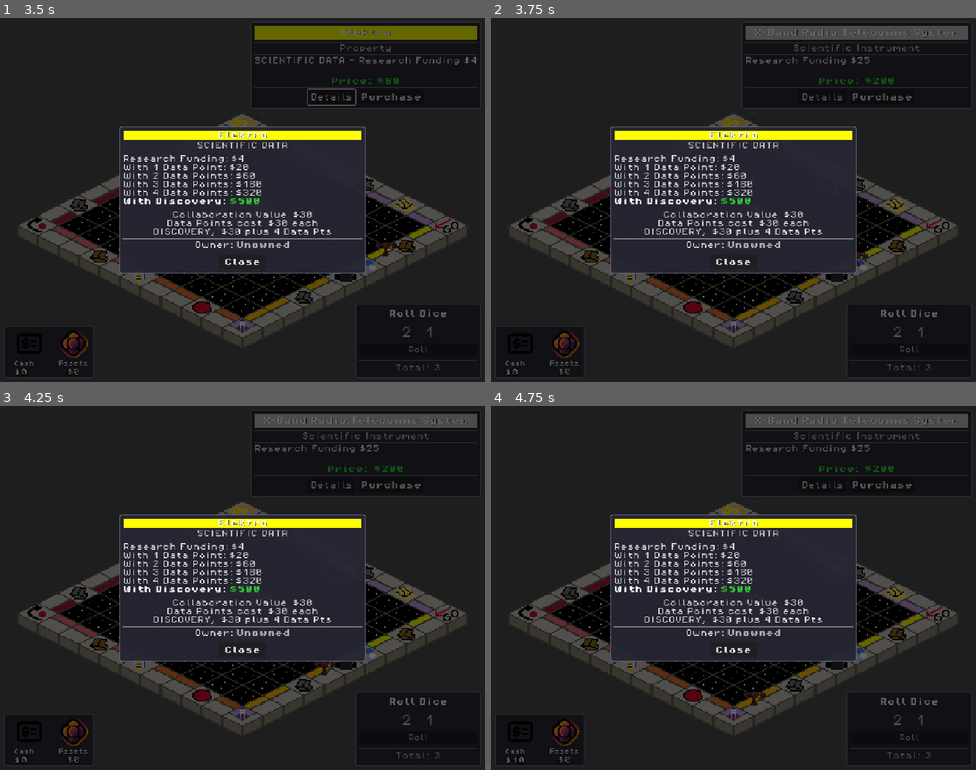
Above: before the commit, frames 1-4 (two rows, left to right).
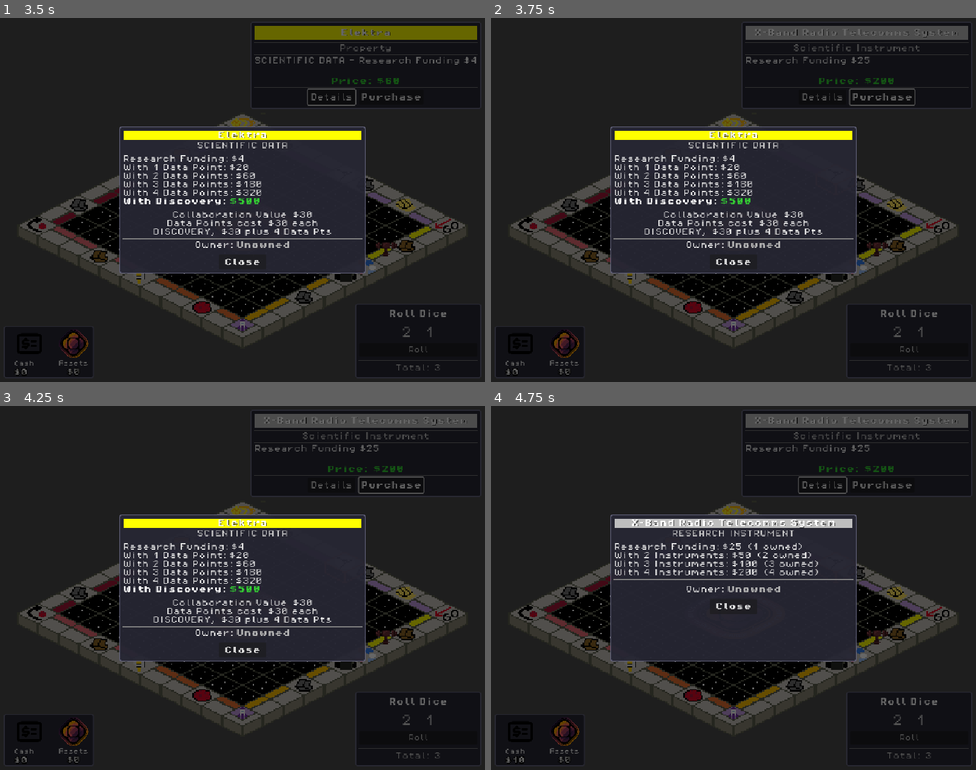
Above: after the commit, the same moments.

Repository: MissionToPsyche-Platinum/platinum_24d_game_psycheopoly-psb
Game: Godot game, scene res://scenes/StartMenu.tscn
Same seed, same stepped clock (60 frames per second), same inputs: the game is played once before the commit and once after it.
Inputs (mouse positions are in pixels of both pictures, inside the frame that each line leads up to):
- Up to frame 1 (3.5 s): click "Start" at 0.5 s; click "Roll" at 1.25 s; click "Details" at 2 s; click "Purchase" at 2.75 s
- Up to frame 2 (3.75 s): tap Enter at 3.5 s; move the mouse to (840, 181) at 3.52 s; hold Right from 3.53 s (still down); tap Space at 3.6 s; click (840, 181) at 3.67 s
- Up to frame 3 (4.25 s): keep holding Right; tap Space at 3.77, 4.07 s
- Up to frame 4 (4.75 s): tap Space at 4.25, 4.52, 4.55 s; move the mouse to (636, 606) at 4.27 s; release Right at 4.28 s; hold Left from 4.28 s (still down); tap C at 4.35 s

Frame 1 is identical in both runs. In frame 2, 0.2% of the frame differs, in the area x 73-88%, y 19-69%; in frame 3, 0.2%; in frame 4, 4.1%, in the area x 25-82%, y 19-83%.

Commit message:
fix: removed debug keyboard support

Diff:
--- a/scripts/core/piece.gd
+++ b/scripts/core/piece.gd
@@ -153,17 +153,3 @@
 	if x == 0 and y >= 0 and y <= 10:
 		return true
 	return false
-
-
-# Simple keyboard controls for testing
-# TODO: Remove or replace with proper input handling later
-func _input(event: InputEvent) -> void:
-	if event is InputEventKey and event.pressed:
-		# Press SPACE to roll dice and move
-		if event.keycode == KEY_SPACE:
-			roll_and_move()
-		# Arrow keys to move forward manually (1 space at a time, clockwise only)
-		elif event.keycode == KEY_RIGHT or event.keycode == KEY_D:
-			move_forward(-1)
-		elif event.keycode == KEY_LEFT or event.keycode == KEY_A:
-			move_forward(1)  # Move backward one space (for testing)
